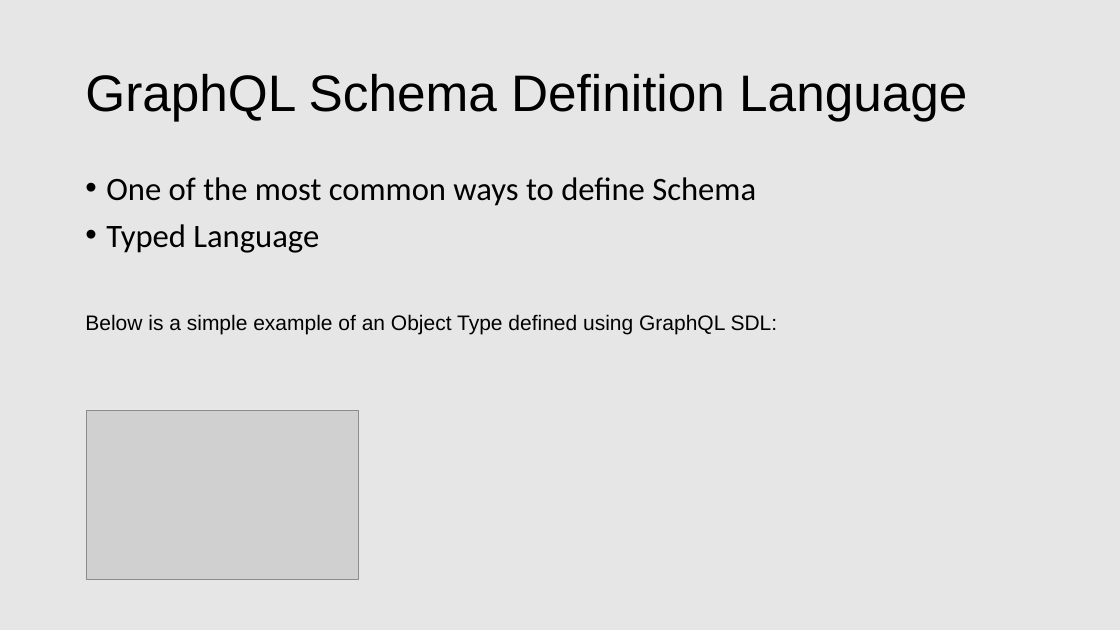
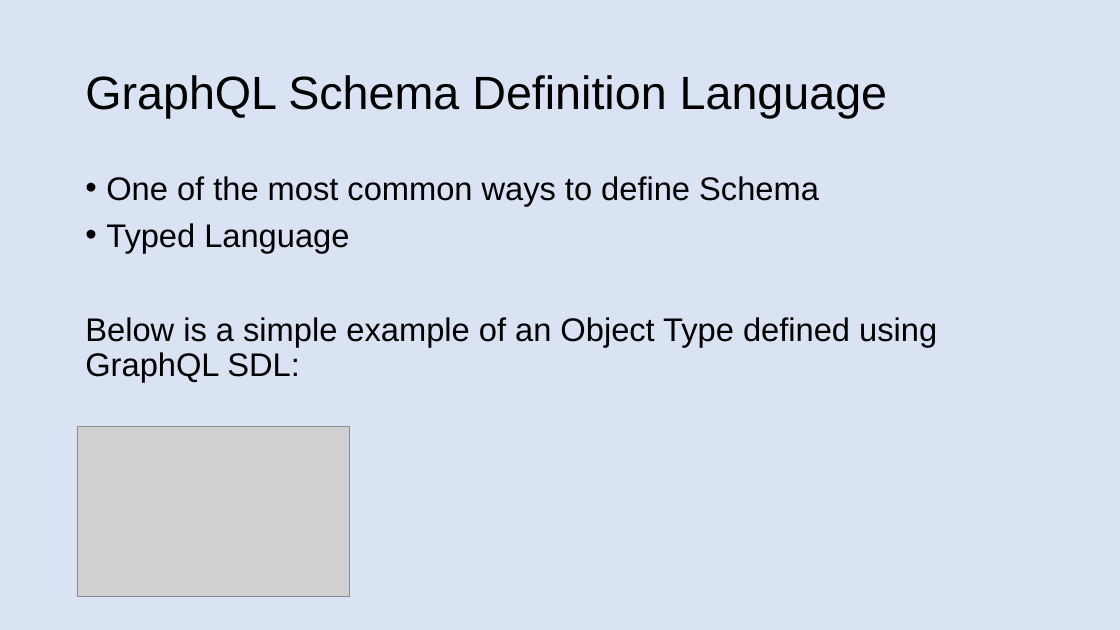
Before and after one commit to patelg123/graphql-presentation, a slide deck: slide 10 of current.pptx (slide 12 before the commit). Drawn at 1120x630 pixels with LibreOffice and Linux fonts; fonts in the diff are those of the drawing; grey boxes stand for pictures. Boxes give left, top, right and bottom in pixels: in the first picture for what was removed or moved away, otherwise in the second. Text is boxed around its words. In the diff, an @@ line names an element or a change of style, - is before the commit and + after.

```diff
--- a/current.pptx
+++ b/current.pptx
@@ background #E7E6E6 to #DAE3F3 @@
@@ title "GraphQL Schema Definition Language" at <box>85,75,888,118</box>: size 44 to 40 pt @@
@@ text "One of the most common ..." at <box>85,176,937,382</box>: font Calibri to Arial in "One of the most common ways to ...", "Typed Language"; size 18 to 28 pt in "Below is a simple example of an ..." @@
@@ picture: place and size @@
-picture at <box>87,410,359,580</box>
+picture at <box>77,427,350,597</box>
```
Also in this commit, not shown: 23 other slides changed, 9 slides added, 6 slides removed, 2 other files.
